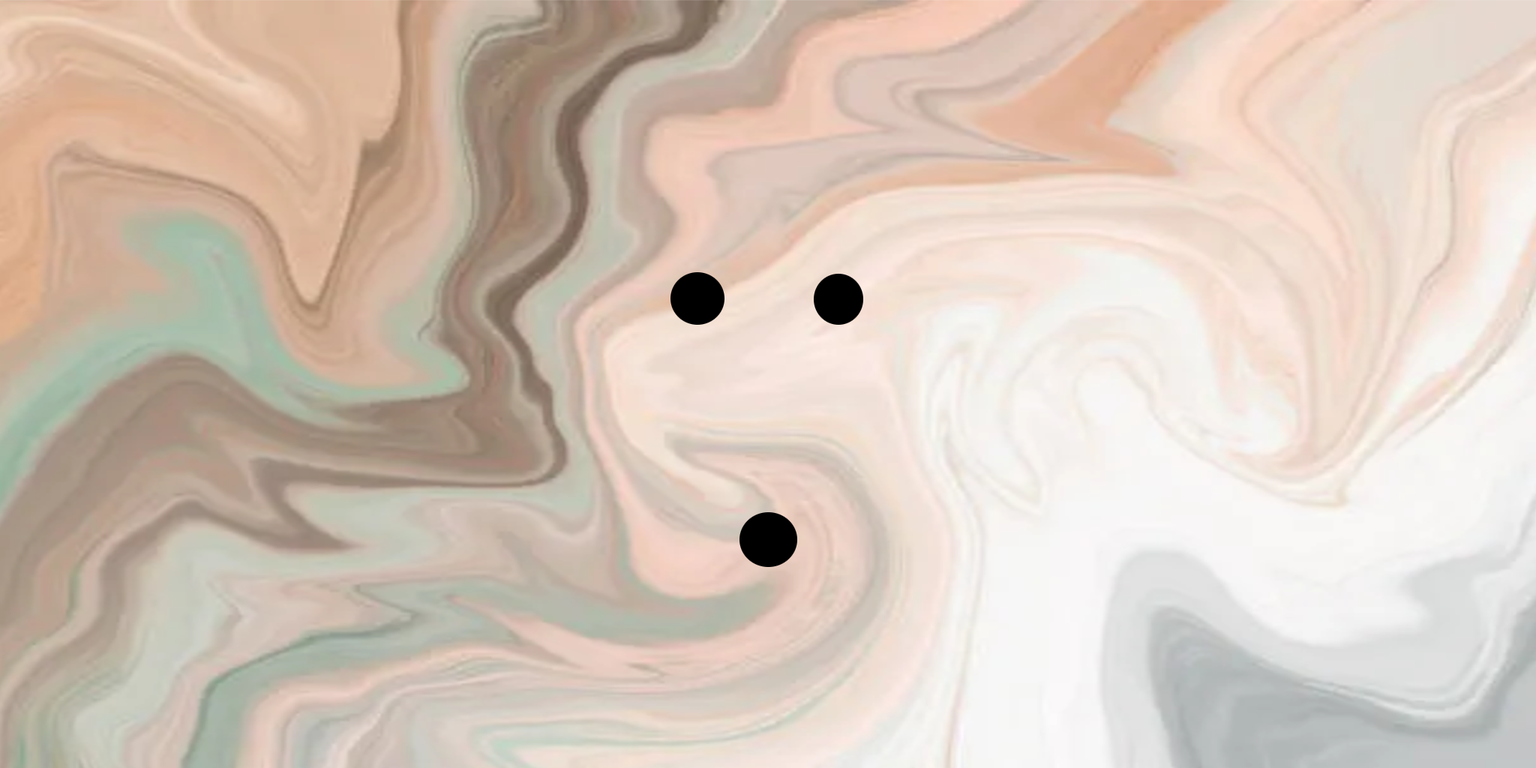
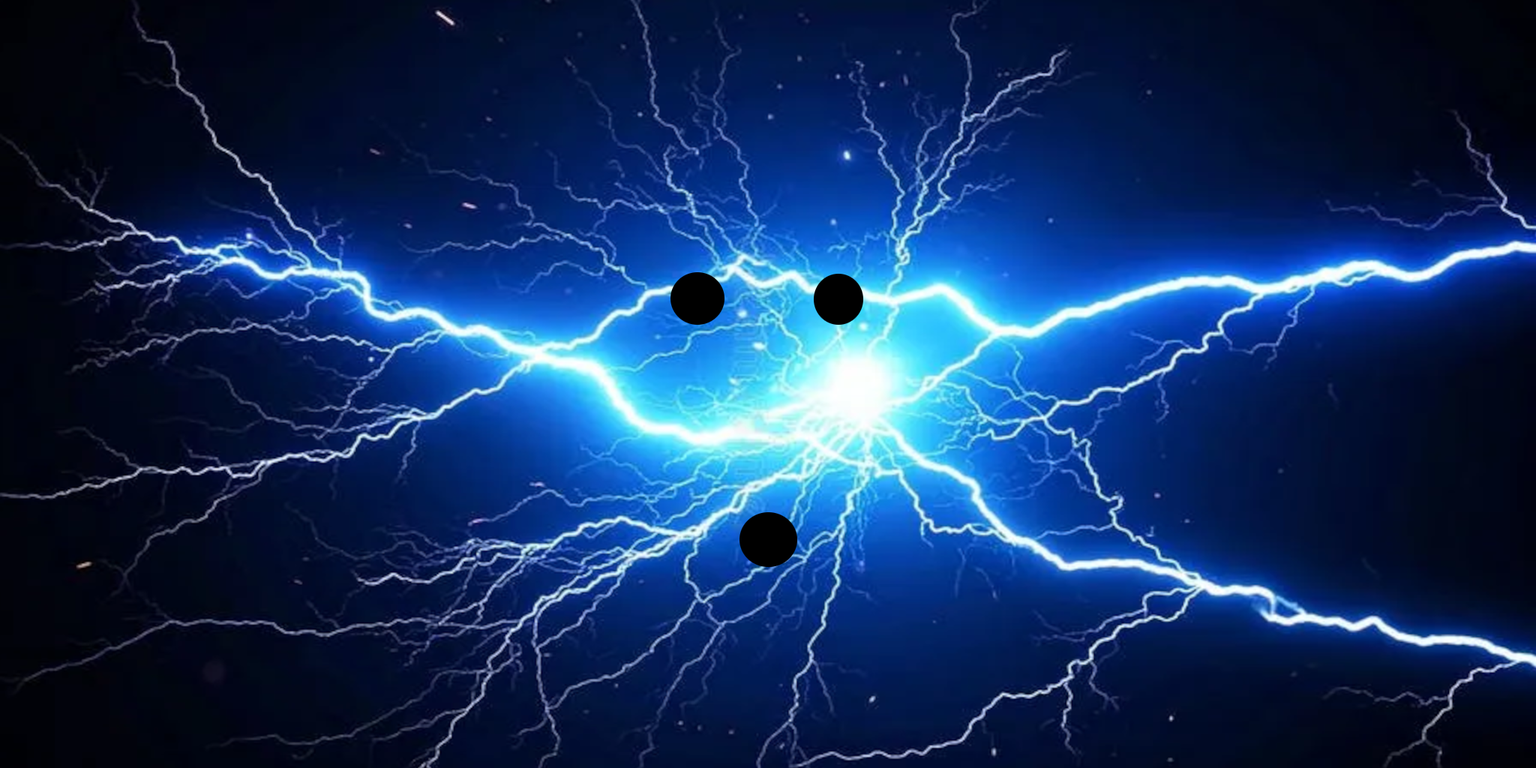
Revision of a layered 1536 × 768 image; what changed, layer by layer:
added layer "Pasted Layer #2" above "Pasted Layer #1" over [0, 0, 1536, 768]
